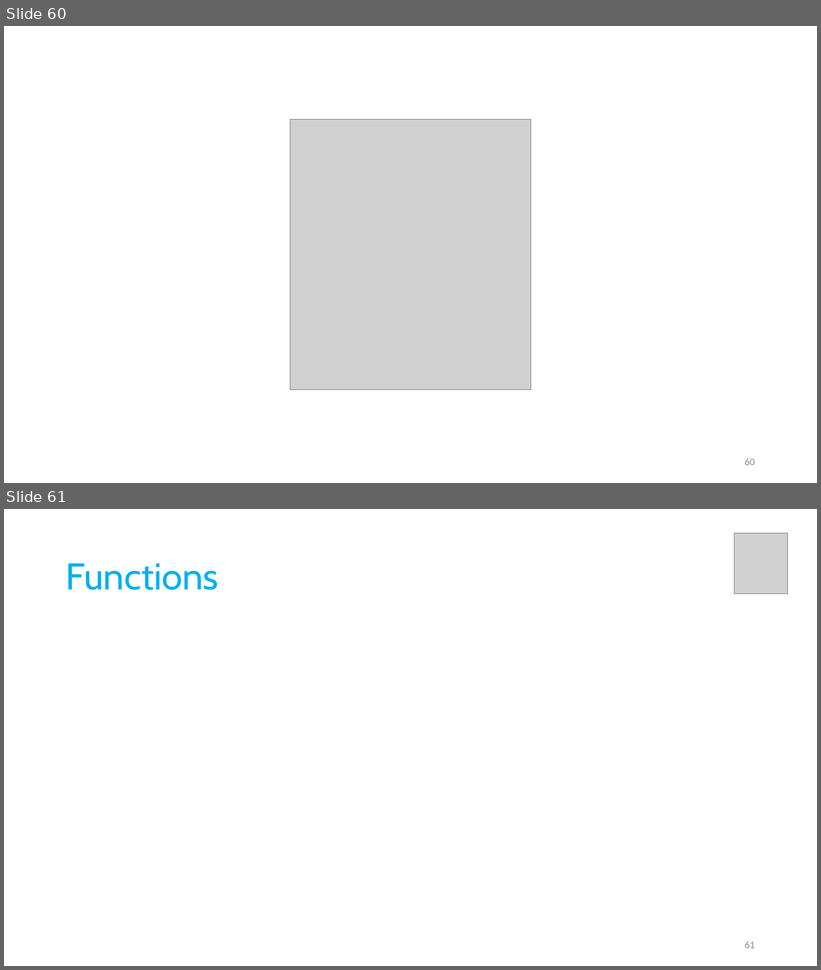
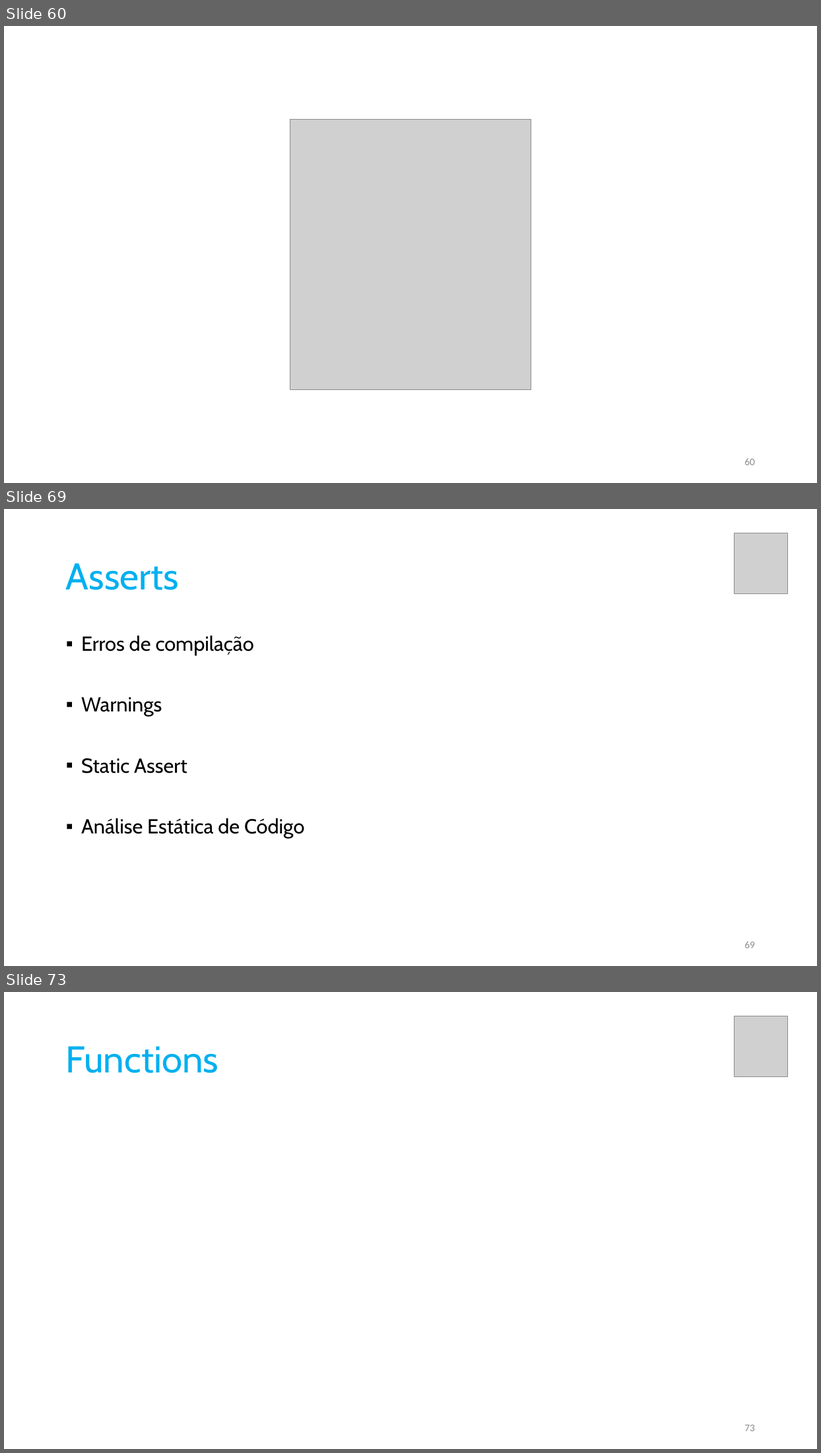
Before and after one commit to pfaco/ees_cpp, a slide deck: slides/C++.pptx. Shown one above the other, each under a label of ours: slides 60 and 61 before the commit, slides 60, 69 and 73 after it; the slides between them are not shown. The pictures are 821x970 and 821x1453 pixels, drawn with LibreOffice and Linux fonts; fonts in the diff are those of the drawing; grey boxes stand for pictures. Boxes give left, top, right and bottom in pixels: in the first picture for what was removed or moved away, otherwise in the second. Text is boxed around its words. In the diff, an @@ line names an element or a change of style, - is before the commit and + after.

```diff
--- a/slides/C++.pptx
+++ b/slides/C++.pptx
@@ slide 69 added at (4, 509, 817, 966), background #FFFFFF @@
@@ picture added at (735, 533, 789, 593) @@
@@ title added at (66, 563, 179, 590), 44 pt, text #00B0F0 @@
+Asserts
@@ text added at (81, 636, 304, 838), 24 pt, text #000000 @@
+▪ Erros de compilação
+▪ Warnings
+▪ Static Assert
+▪ Análise Estática de Código
@@ page number added at (745, 941, 755, 949), 12 pt, text #8C8C8C @@
+69
@@ what was slide 61 is now slide 73 @@
@@ page number at (745, 1425, 755, 1432): text changed @@
-61
+73
```
Also in this commit, not shown: 11 other slides added, 1 other file.
